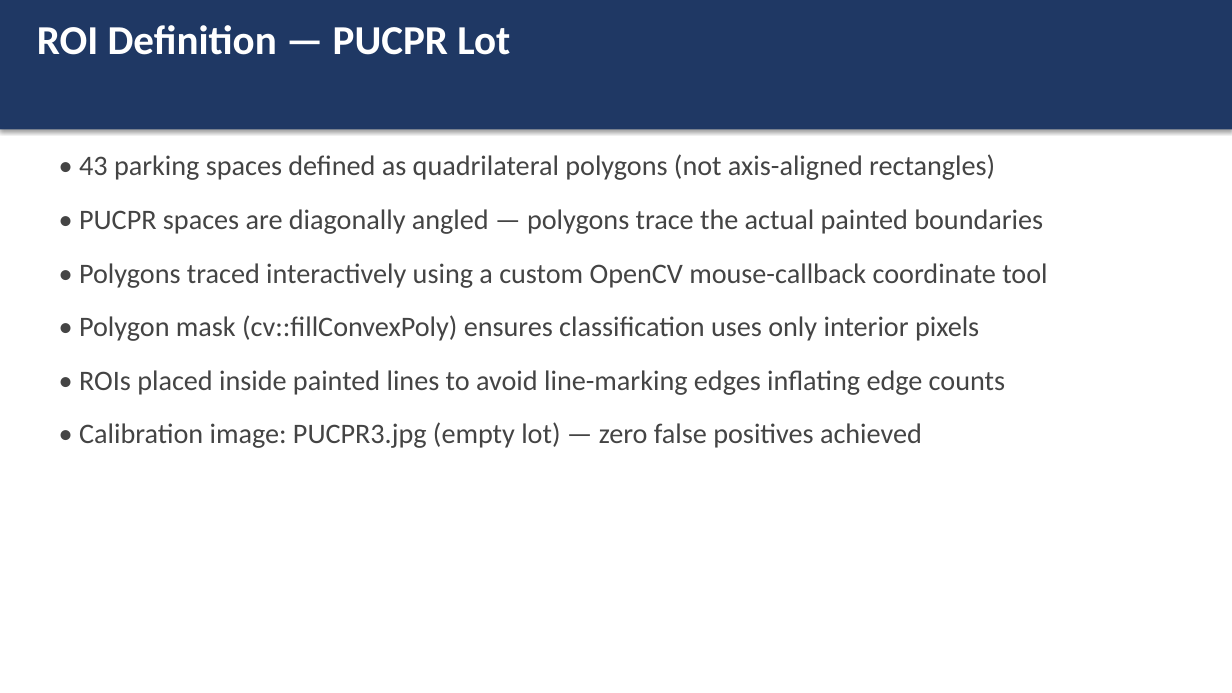
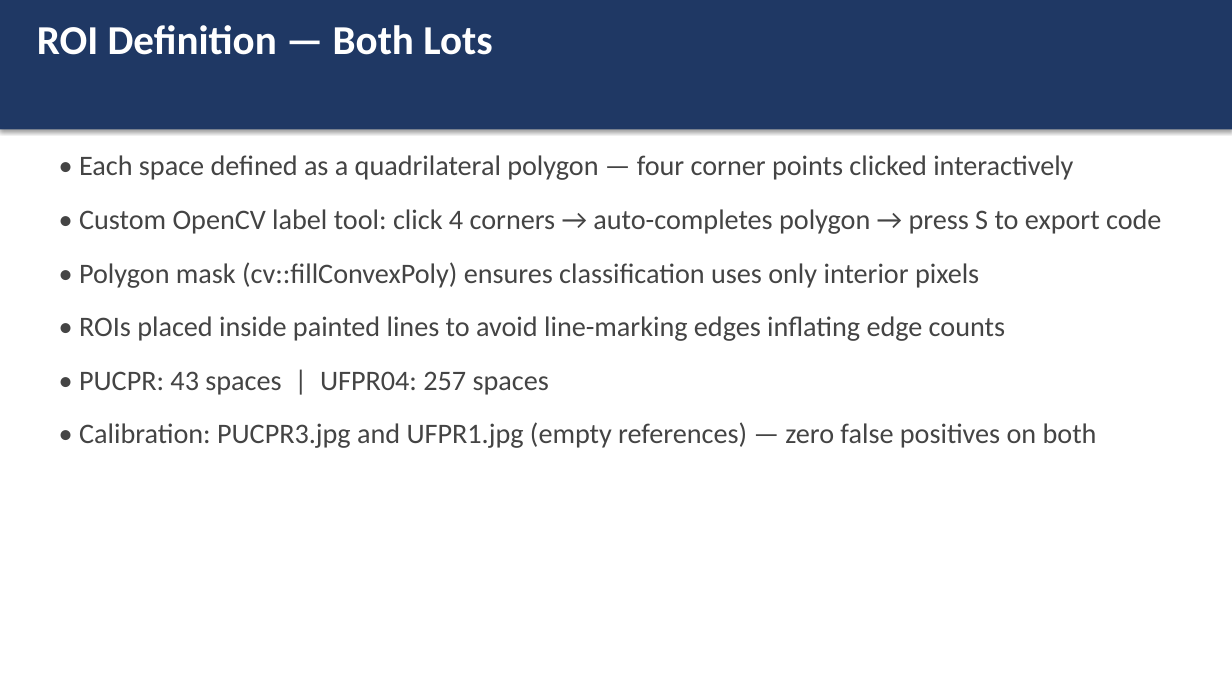
Before and after one commit to realkyle/CVFinalProject, a slide deck: slide 5 of docs/slides.pptx. Drawn at 1232x693 pixels with LibreOffice and Linux fonts; fonts in the diff are those of the drawing. Boxes give left, top, right and bottom in pixels: in the first picture for what was removed or moved away, otherwise in the second. Text is boxed around its words. In the diff, an @@ line names an element or a change of style, - is before the commit and + after.

Commit message:
Parking lot occupancy detector — PUCPR and UFPR04 complete

```diff
--- a/docs/slides.pptx
+++ b/docs/slides.pptx
@@ text at (37, 25, 492, 55): text changed @@
-ROI Definition — PUCPR Lot
+ROI Definition — Both Lots
@@ text at (79, 155, 1073, 180): text changed @@
-• 43 parking spaces defined as quadrilateral polygons (not axis-aligned rectangles)
+• Each space defined as a quadrilateral polygon — four corner points clicked interactively
@@ text at (79, 209, 1161, 234): text changed @@
-• PUCPR spaces are diagonally angled — polygons trace the actual painted boundaries
+• Custom OpenCV label tool: click 4 corners → auto-completes polygon → press S to export code
@@ text "• Polygon mask (cv::fillConvexPoly) ensures ...": place and size @@
-text "• Polygon mask (cv::fillConvexPoly) ensures ..." at (79, 315, 979, 341)
+text "• Polygon mask (cv::fillConvexPoly) ensures ..." at (79, 262, 979, 288)
@@ text removed at (79, 263, 1047, 288) @@
-• Polygons traced interactively using a custom OpenCV mouse-callback coordinate tool
@@ text "• ROIs placed inside painted ...": place and size @@
-text "• ROIs placed inside painted ..." at (79, 370, 1005, 395)
+text "• ROIs placed inside painted ..." at (79, 316, 1005, 341)
@@ text added at (79, 371, 549, 395), 22 pt, text #444444 @@
+• PUCPR: 43 spaces | UFPR04: 257 spaces
@@ text at (79, 422, 1097, 448): text changed @@
-• Calibration image: PUCPR3.jpg (empty lot) — zero false positives achieved
+• Calibration: PUCPR3.jpg and UFPR1.jpg (empty references) — zero false positives on both
```
Also in this commit, not shown: 3 other slides changed, 3 slides added, 11 other files.
